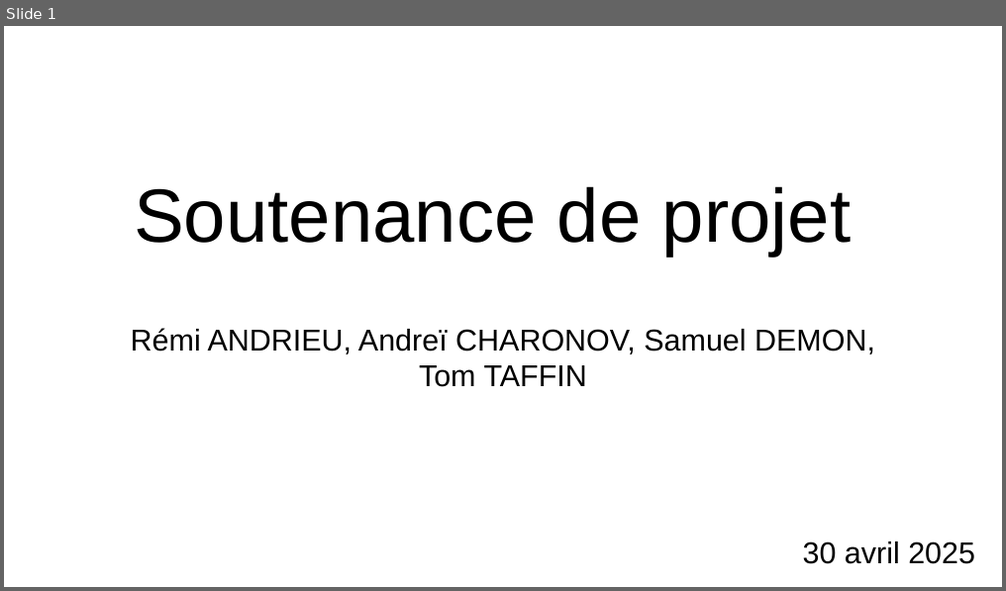
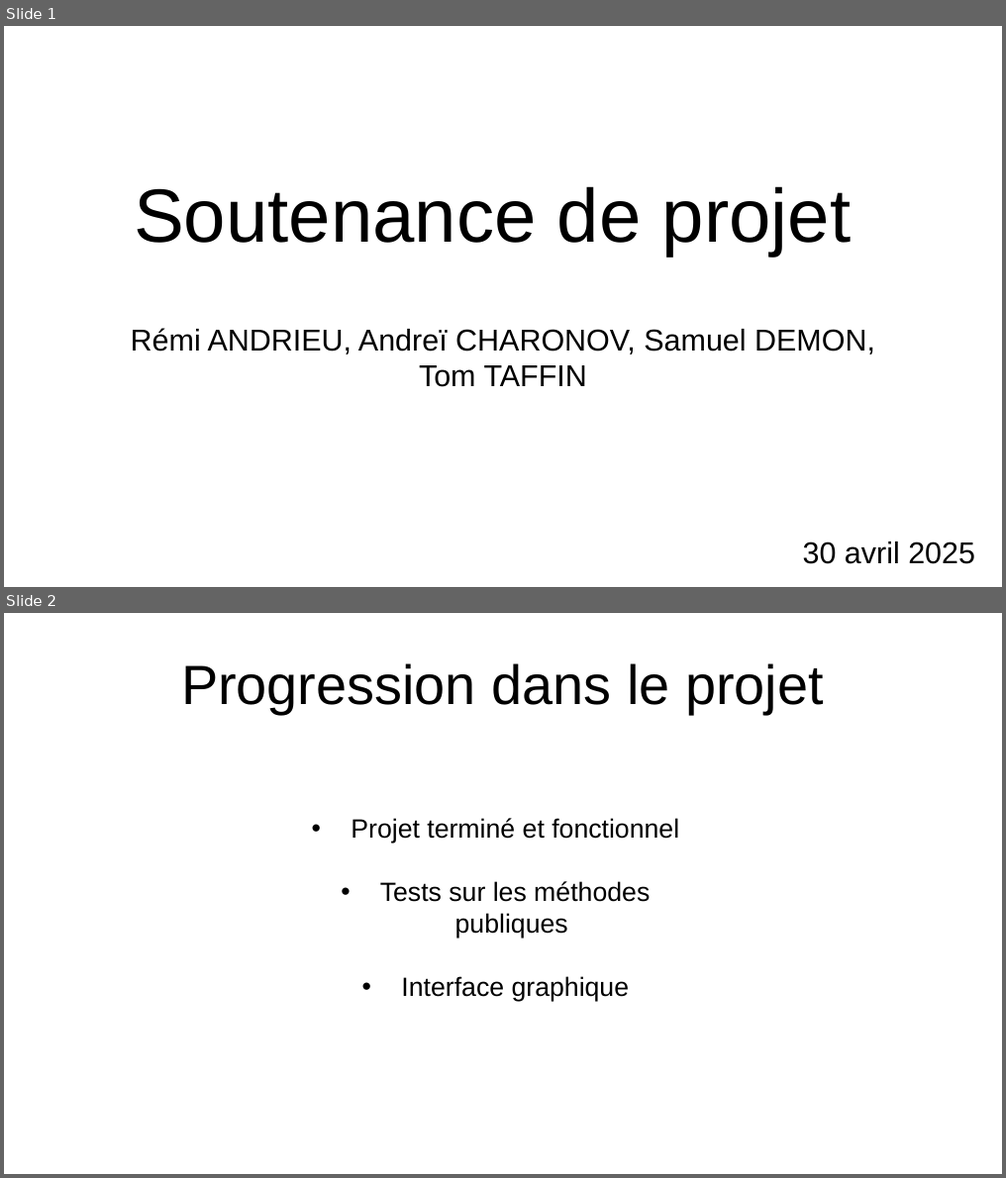
Before and after one commit to remiandrieu/java_project_l2, a slide deck: diapo_soutenance.odp. Shown one above the other, each under a label of ours: slide 1 before the commit, slides 1 and 2 after it. The pictures are 1006x591 and 1006x1178 pixels, drawn with LibreOffice and Linux fonts; fonts in the diff are those of the drawing. Boxes give left, top, right and bottom in pixels: in the first picture for what was removed or moved away, otherwise in the second. Text is boxed around its words. In the diff, an @@ line names an element or a change of style, - is before the commit and + after.

```diff
--- a/diapo_soutenance.odp
+++ b/diapo_soutenance.odp
@@ slide 2 added at [4, 613, 1002, 1174], background #FFFFFF @@
@@ title added at [181, 663, 824, 714], 44 pt, text #000000 @@
+Progression dans le projet
@@ text added at [350, 818, 679, 1002], 21 pt, text #000000 @@
+• Projet terminé et fonctionnel
+• Tests sur les méthodes publiques
+• Interface graphique
```
